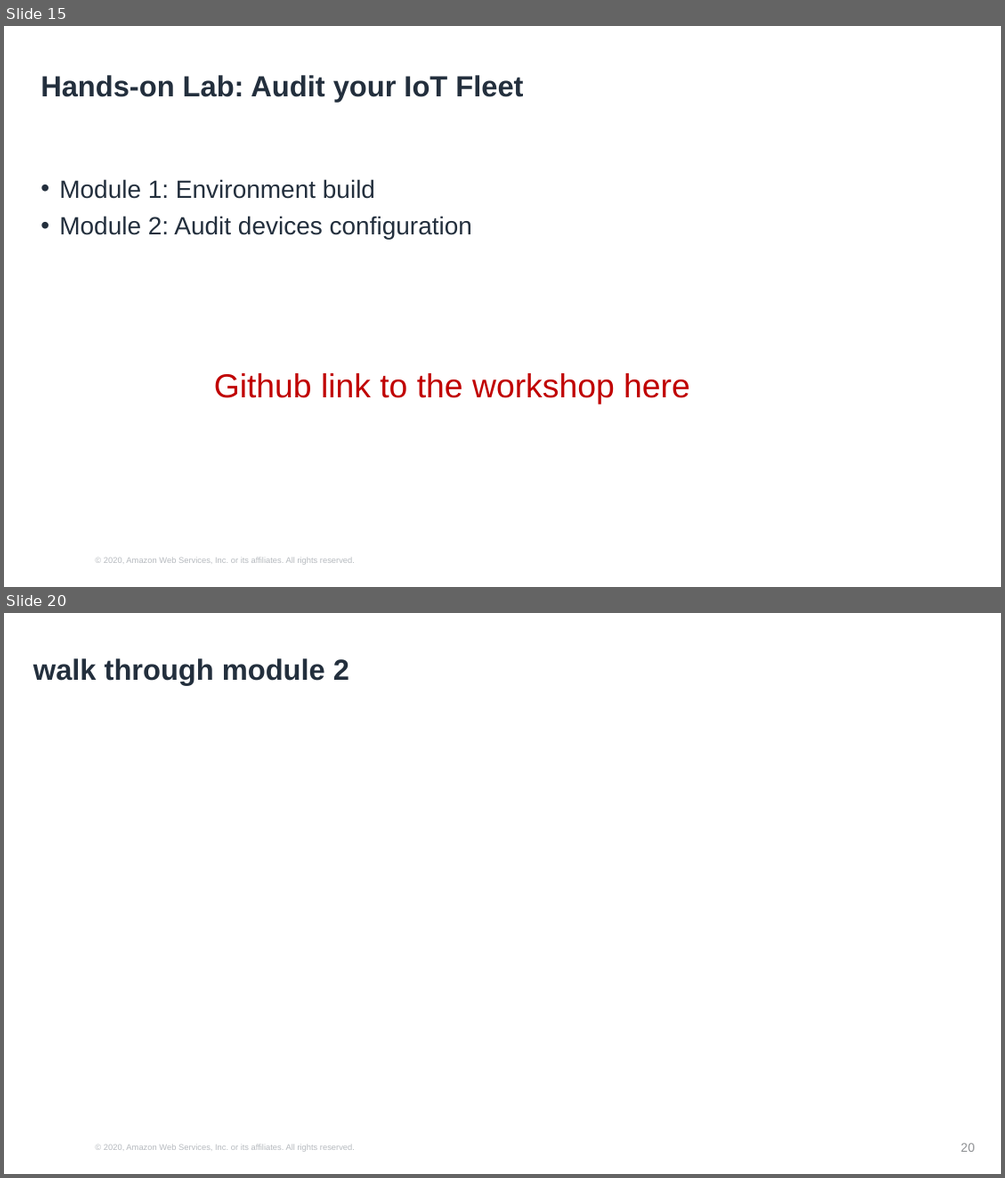
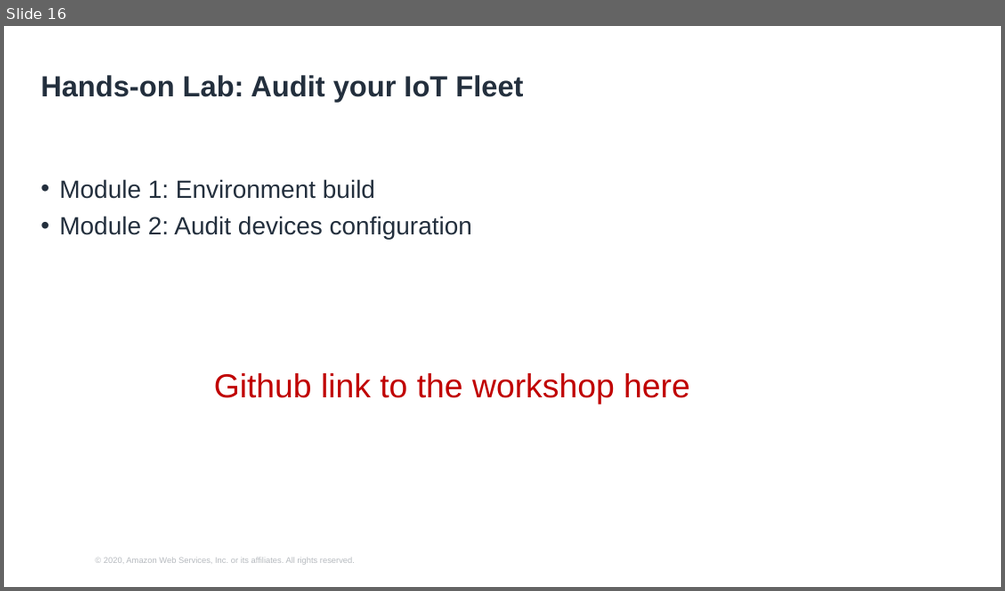
Before and after one commit to hongpham/Workshop-Protect-your-IoT-fleet, a slide deck: Protect your IoT fleet presentation.pptx. Shown one above the other, each under a label of ours: slides 15 and 20 before the commit, slide 16 after it; the slides between them are not shown. The pictures are 1005x1178 and 1005x591 pixels, drawn with LibreOffice and Linux fonts; fonts in the diff are those of the drawing; background and template pictures are left out. Boxes give left, top, right and bottom in pixels: in the first picture for what was removed or moved away, otherwise in the second. Text is boxed around its words. In the diff, an @@ line names an element or a change of style, - is before the commit and + after.

```diff
--- a/Protect your IoT fleet presentation.pptx
+++ b/Protect your IoT fleet presentation.pptx
@@ slide 20 removed at (4,613,1001,1174), background #FFFFFF; not listed: 1 template element that a slide beside it also shows @@
@@ title removed at (33,658,349,685) @@
-walk through module 2
@@ page number removed at (961,1143,975,1151) @@
-20
@@ what was slide 15 is now slide 16 @@
```
Also in this commit, not shown: 6 slides changed, 9 other slides removed, 1 other file.
